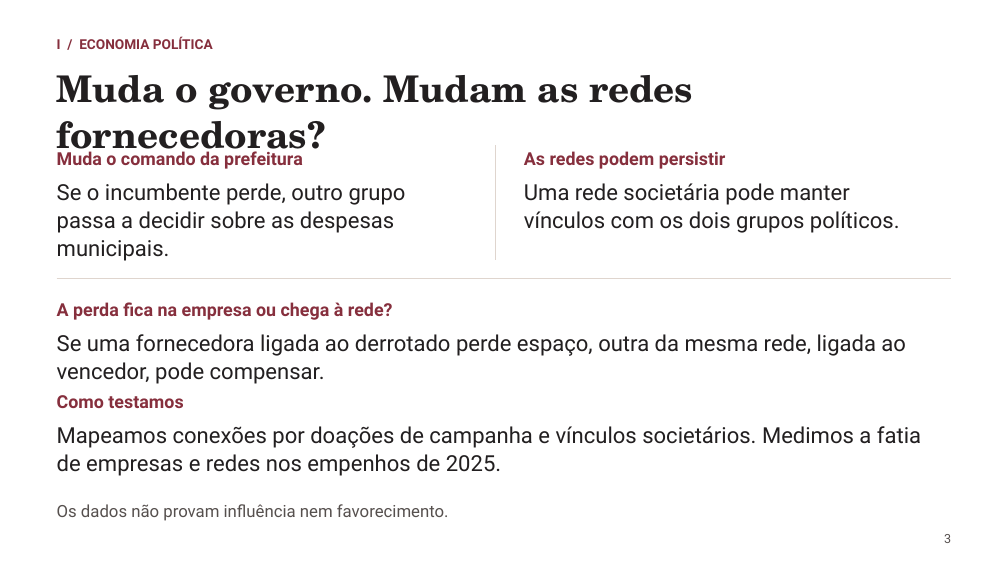
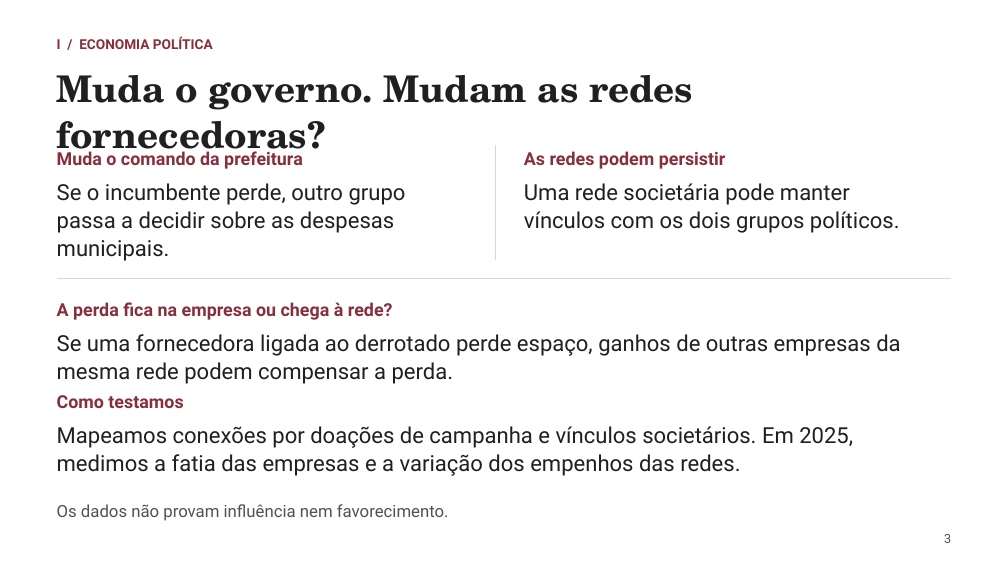
Before and after one commit to rafaelt0/redes-empresariais-alternancia-politica, a slide deck: slide 3 of output/deck.pptx. Drawn at 1008x567 pixels with LibreOffice and Linux fonts; fonts in the diff are those of the drawing. Boxes give left, top, right and bottom in pixels: in the first picture for what was removed or moved away, otherwise in the second. Text is boxed around its words. In the diff, an @@ line names an element or a change of style, - is before the commit and + after.

```diff
--- a/output/deck.pptx
+++ b/output/deck.pptx
@@ text at (x1=57, y1=334, x2=900, y2=384): text changed @@
-Se uma fornecedora ligada ao derrotado perde espaço, outra da mesma rede, ligada ao vencedor, pode compensar.
+Se uma fornecedora ligada ao derrotado perde espaço, ganhos de outras empresas da mesma rede podem compensar a perda.
@@ text at (x1=57, y1=426, x2=853, y2=476): text changed @@
-Mapeamos conexões por doações de campanha e vínculos societários. Medimos a fatia de empresas e redes nos empenhos de 2025.
+Mapeamos conexões por doações de campanha e vínculos societários. Em 2025, medimos a fatia das empresas e a variação dos empenhos das redes.
```
Also in this commit, not shown: 5 other slides changed, 4 other files.
